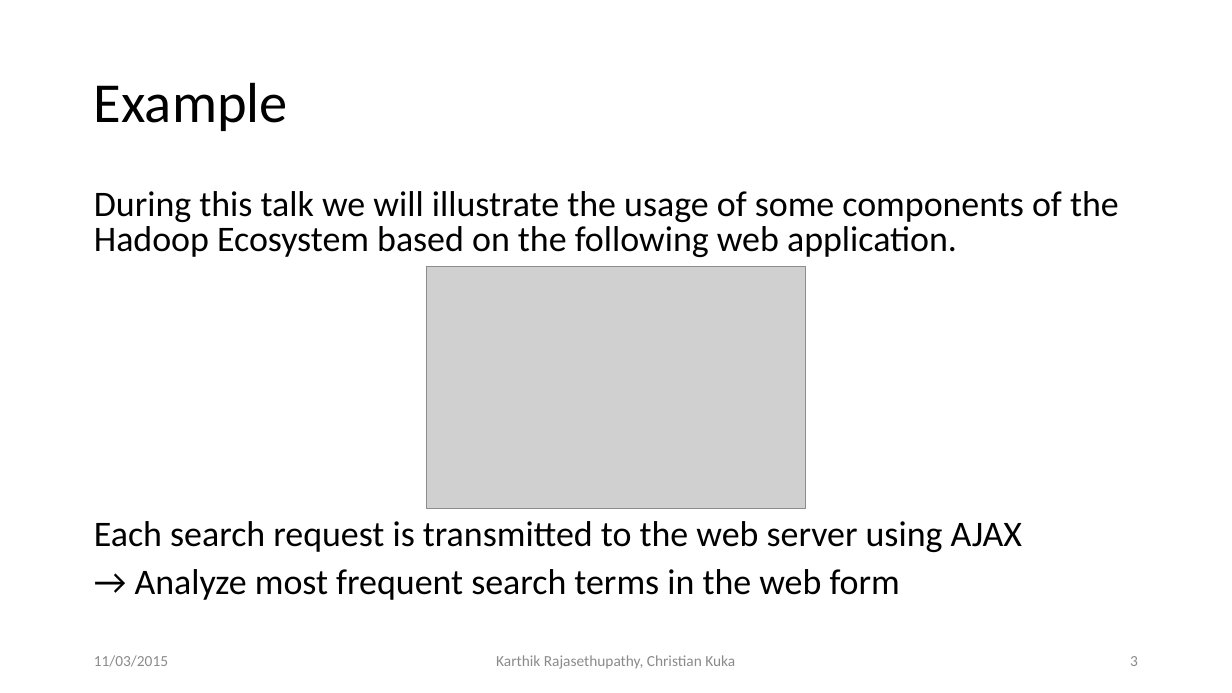
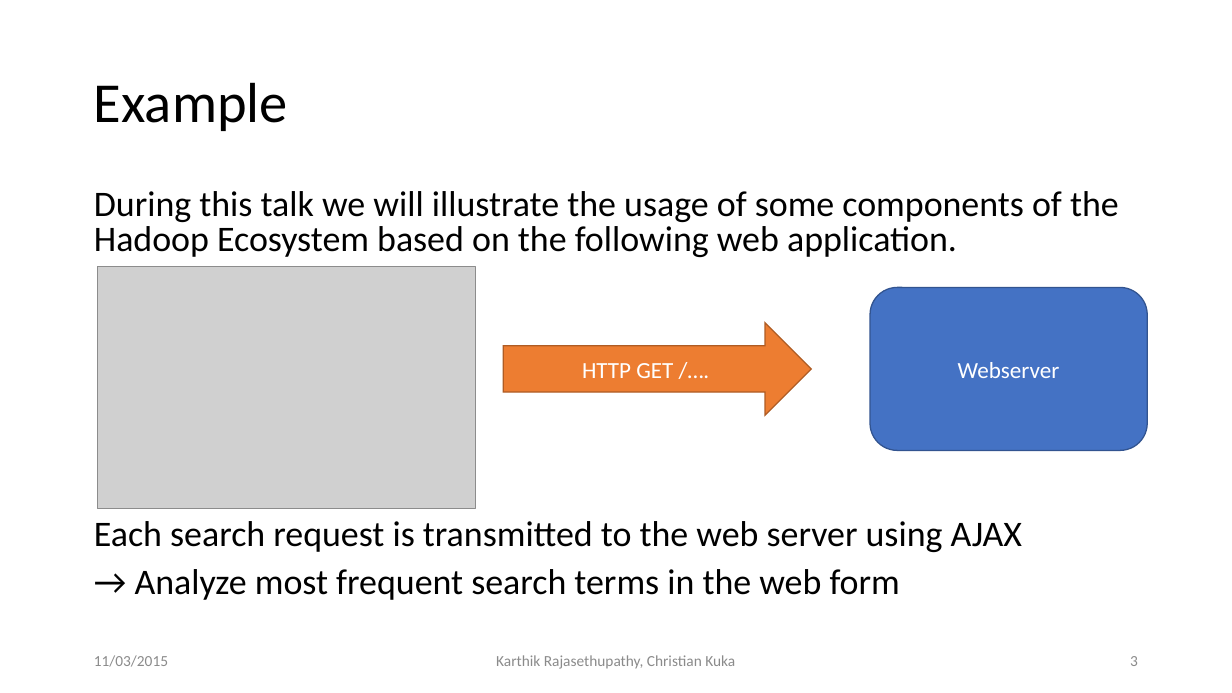
Before and after one commit to ckuka/SHDS, a slide deck: slide 3 of slides/ShanghaiDataScience_Master.pptx. Drawn at 1232x693 pixels with LibreOffice and Linux fonts; fonts in the diff are those of the drawing; grey boxes stand for pictures. Boxes give left, top, right and bottom in pixels: in the first picture for what was removed or moved away, otherwise in the second. Text is boxed around its words. In the diff, an @@ line names an element or a change of style, - is before the commit and + after.

```diff
--- a/slides/ShanghaiDataScience_Master.pptx
+++ b/slides/ShanghaiDataScience_Master.pptx
@@ picture moved from (x1=427, y1=266, x2=805, y2=508) to (x1=97, y1=266, x2=475, y2=508) @@
@@ rounded rectangle added at (x1=871, y1=287, x2=1148, y2=450), fill #4472C4, outline #325491 1 pt, 18 pt, text #FFFFFF @@
+Webserver
@@ right arrow added at (x1=504, y1=323, x2=811, y2=415), fill #ED7D31, outline #AF5C24 1 pt, 18 pt, text #FFFFFF @@
+HTTP GET /….
```
Also in this commit, not shown: 13 other slides changed, 6 slides added, 5 other files.
